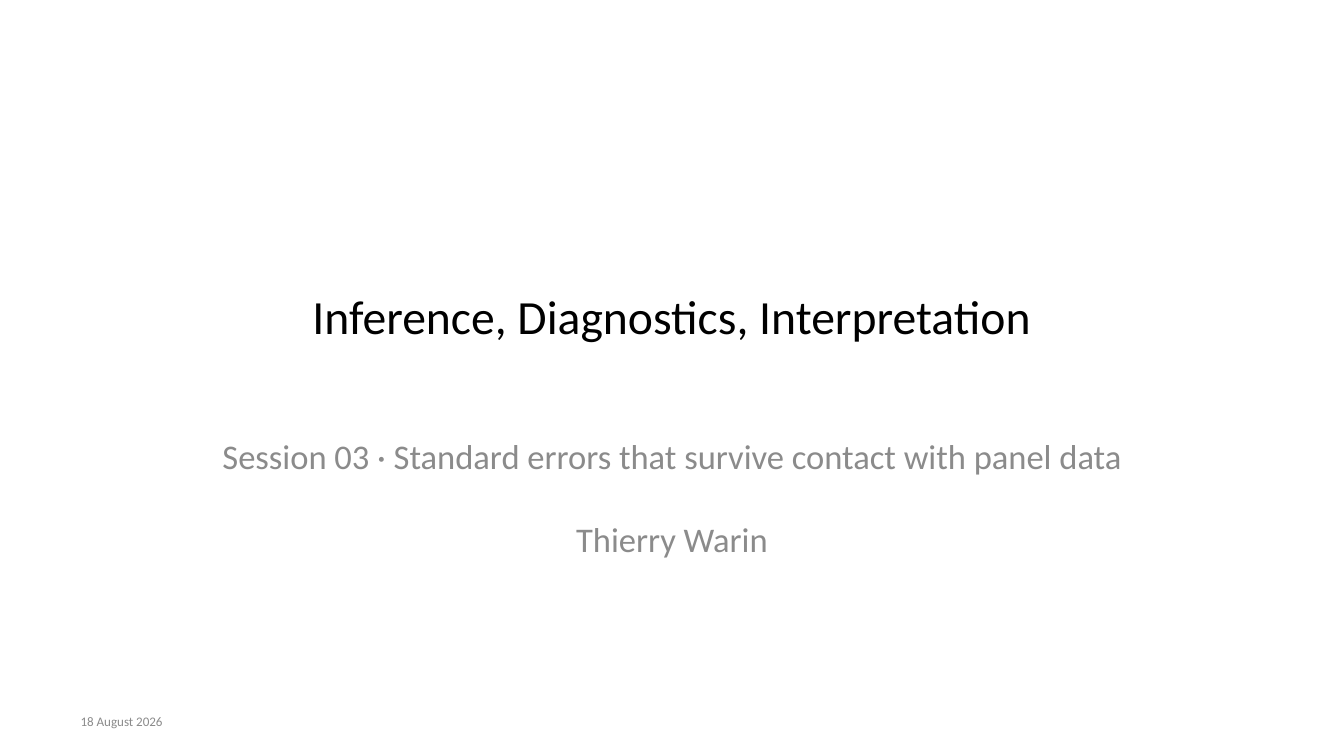
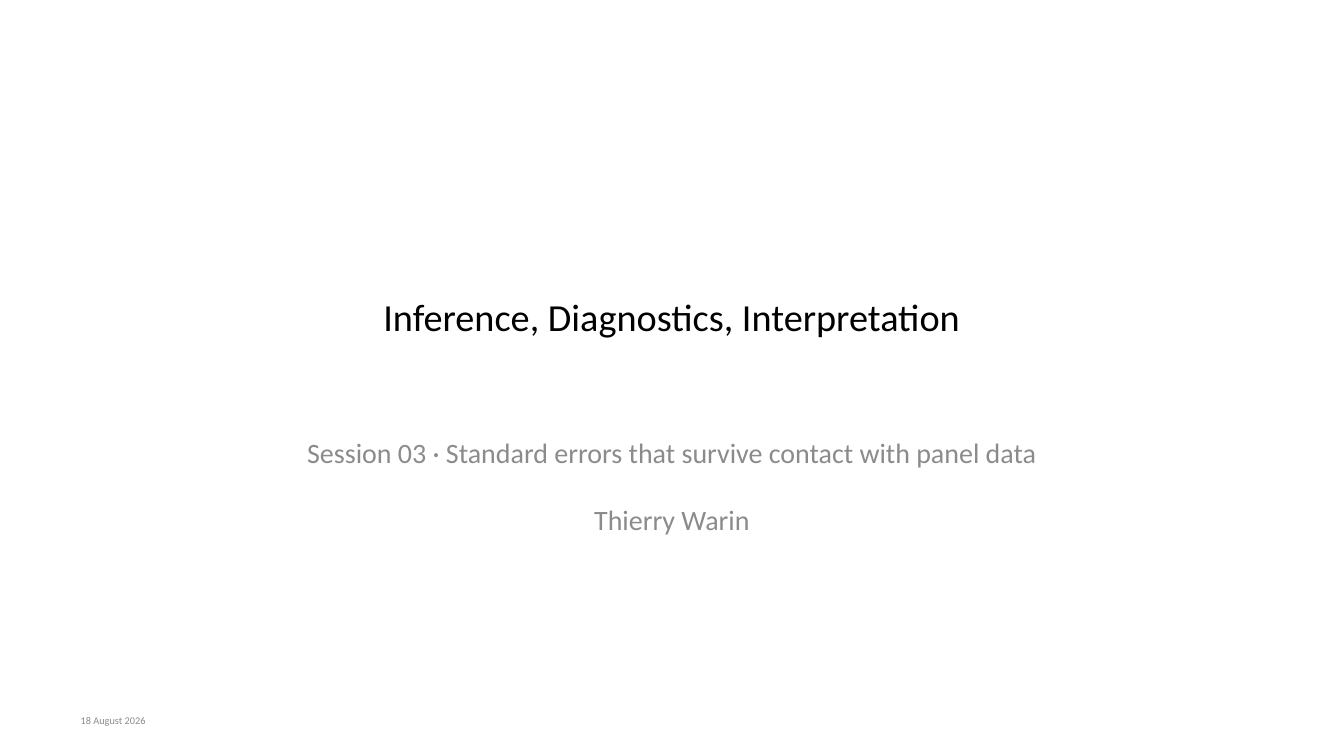
Before and after one commit to warint/quantitative-methods, a slide deck: slide 1 of 03-inference-diagnostics-interpretation/slides.pptx. Drawn at 1344x756 pixels with LibreOffice and Linux fonts; fonts in the diff are those of the drawing. Boxes give left, top, right and bottom in pixels: in the first picture for what was removed or moved away, otherwise in the second. Text is boxed around its words. In the diff, an @@ line names an element or a change of style, - is before the commit and + after.

```diff
--- a/03-inference-diagnostics-interpretation/slides.pptx
+++ b/03-inference-diagnostics-interpretation/slides.pptx
@@ title "Inference, Diagnostics, Interpretation" at <box>383,304,960,338</box>: size 25.5 to 20.5 pt @@
@@ subtitle "Session 03 · Standard errors ..." at <box>307,443,1036,535</box>: size 18.5 to 15 pt @@
@@ text "18 August 2026" at <box>81,717,146,726</box>: size 7 to 5.5 pt @@
```
Also in this commit, not shown: 25 other slides changed, 13 other files.
